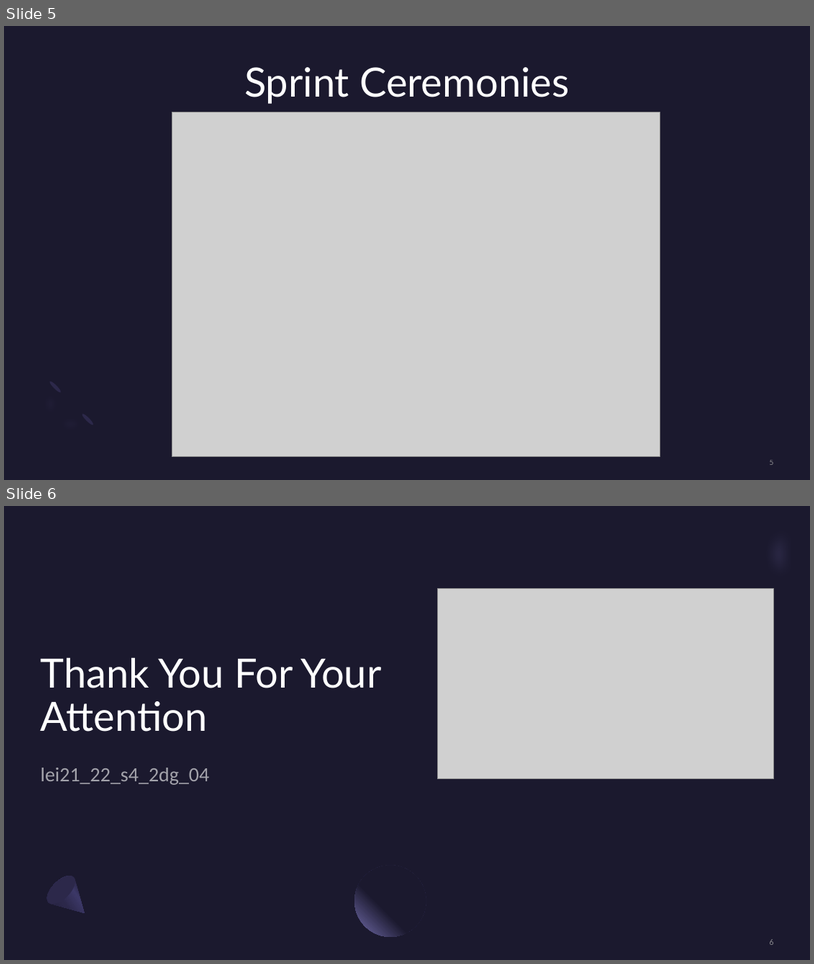
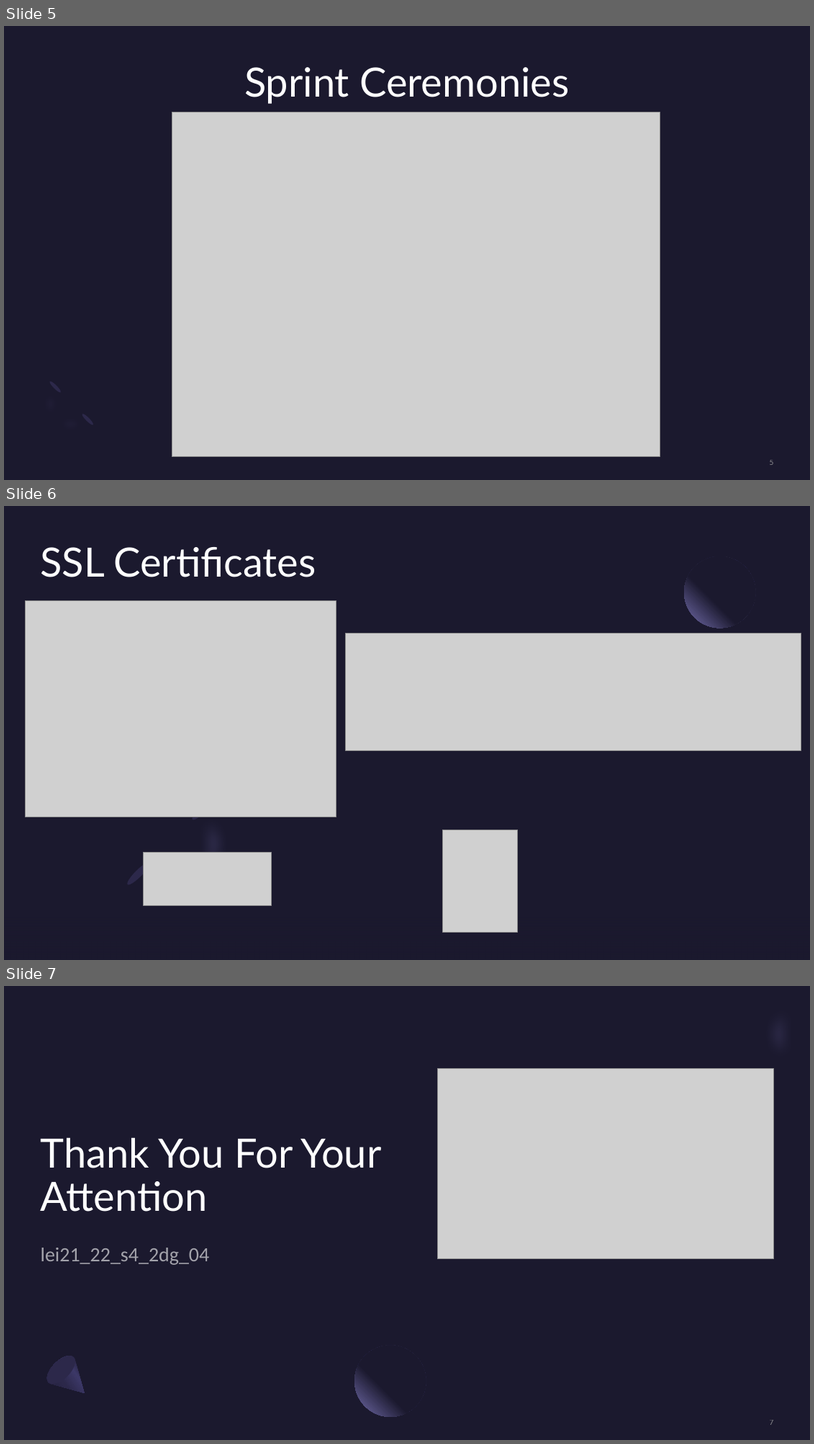
Before and after one commit to LourencoMelo/ISEP-EAPLI, a slide deck: eapli.base/docs/1191419/US9002/US9002PP.pptx. Shown one above the other, each under a label of ours: slides 5 and 6 before the commit, slides 5, 6 and 7 after it. The pictures are 814x964 and 814x1444 pixels, drawn with LibreOffice and Linux fonts; fonts in the diff are those of the drawing; grey boxes stand for pictures. Boxes give left, top, right and bottom in pixels: in the first picture for what was removed or moved away, otherwise in the second. Text is boxed around its words. In the diff, an @@ line names an element or a change of style, - is before the commit and + after.

Commit message:
PowerPoint improvement

```diff
--- a/eapli.base/docs/1191419/US9002/US9002PP.pptx
+++ b/eapli.base/docs/1191419/US9002/US9002PP.pptx
@@ slide 6 added at <box>4,506,810,960</box>, background #1B192E @@
@@ title added at <box>40,547,316,577</box>, 48 pt, text #FFFFFF @@
+SSL Certificates
@@ ellipse added at <box>684,556,756,628</box>, fill gradient #1B192E to #7771B2 @@
@@ picture added at <box>25,600,336,817</box> @@
@@ picture added at <box>346,633,801,751</box> @@
@@ picture added at <box>443,830,518,932</box> @@
@@ group added at <box>121,790,258,929</box>: 2 freeform shapes, 2 ellipses @@
@@ picture added at <box>143,852,271,906</box> @@
@@ rectangle added at <box>4,888,810,960</box>, fill gradient #1B192E @@
@@ what was slide 6 is now slide 7 @@
@@ page number at <box>770,1419,774,1424</box>: text changed @@
-6
+7
```
